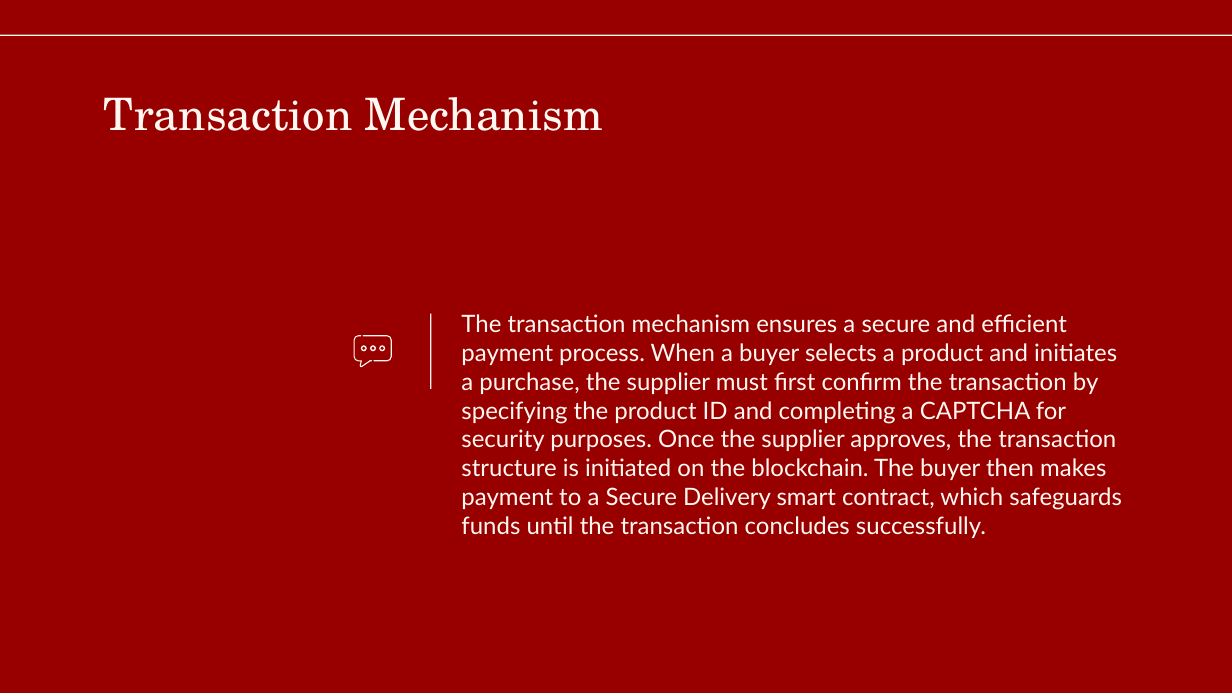
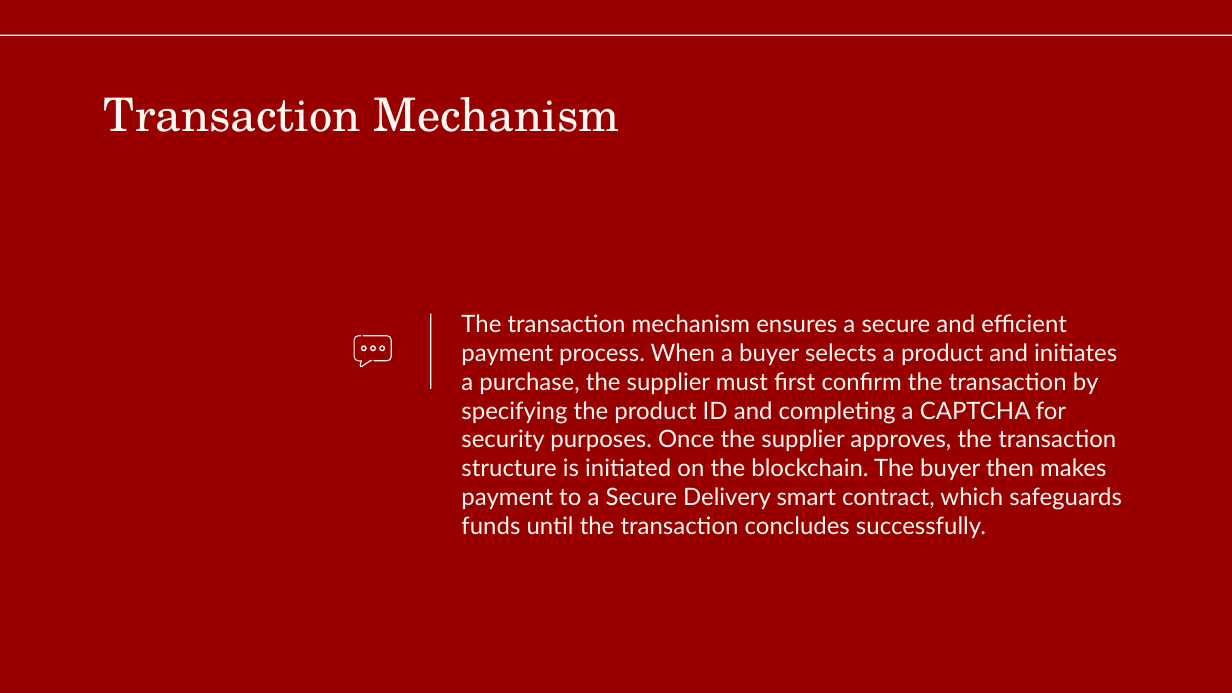
Before and after one commit to stfx86/SupplierMS, a slide deck: slide 22 of overview.pptx (slide 13 before the commit). Drawn at 1232x693 pixels with LibreOffice and Linux fonts; fonts in the diff are those of the drawing. Boxes give left, top, right and bottom in pixels: in the first picture for what was removed or moved away, otherwise in the second. Text is boxed around its words. In the diff, an @@ line names an element or a change of style, - is before the commit and + after.

```diff
--- a/overview.pptx
+++ b/overview.pptx
@@ title "Transaction Mechanism" at <box>103,97,620,132</box>: size 26.1 to 27 pt @@
```
Also in this commit, not shown: 14 other slides changed, 10 slides added, 1 slide removed, 2 other files.
